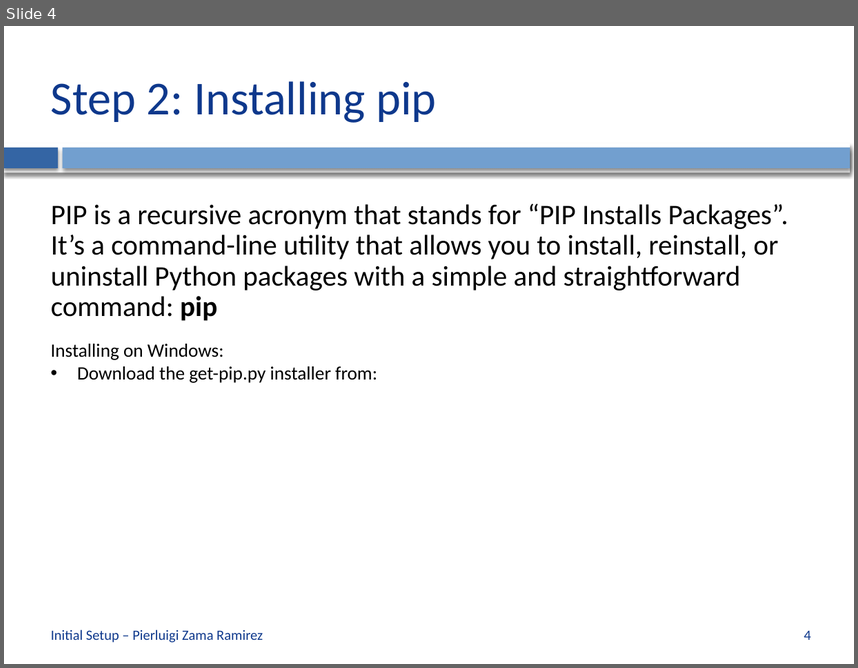
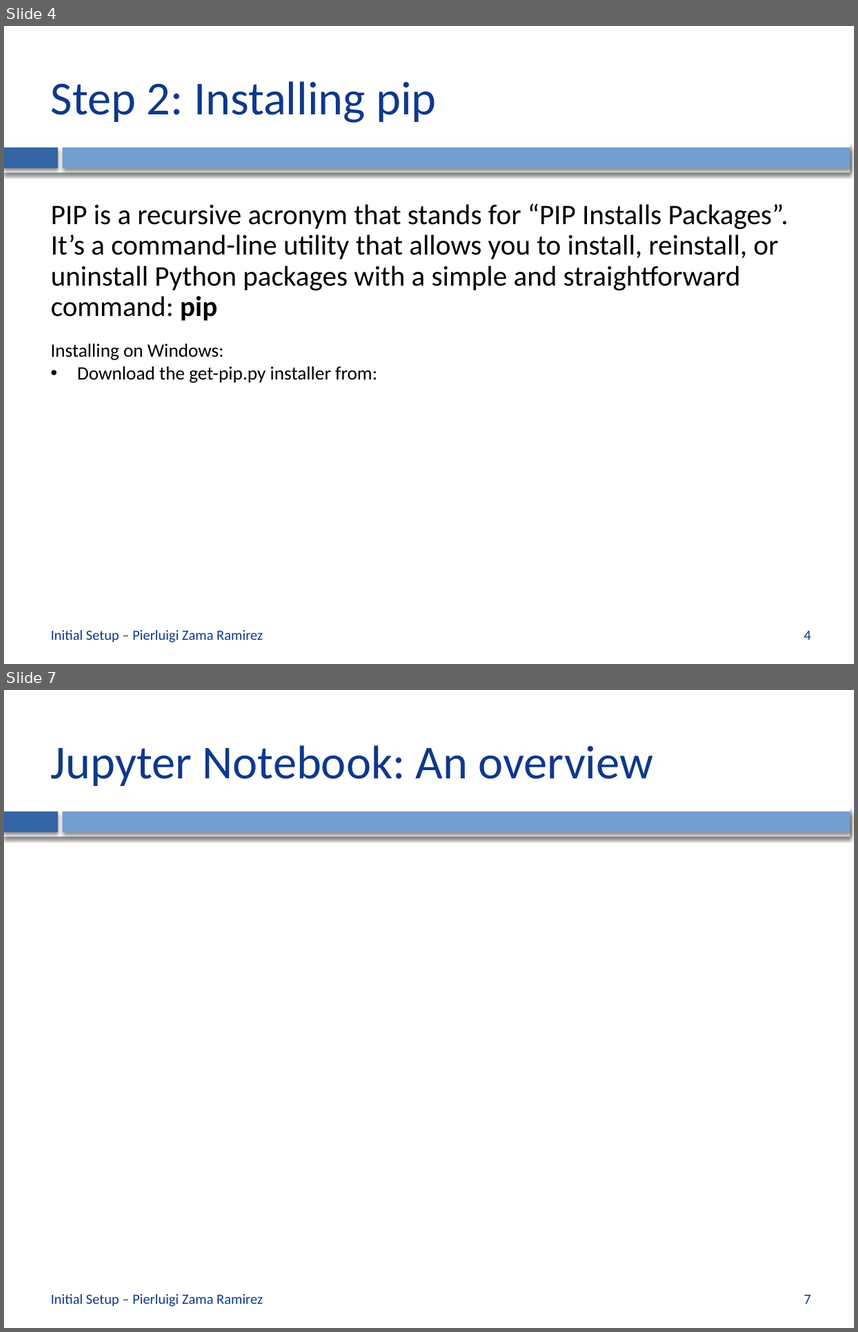
Before and after one commit to CVLAB-Unibo/ComputerVisionImageProcessing-LabSessions, a slide deck: LabSession0 - Initial Setup.pptx. Shown one above the other, each under a label of ours: slide 4 before the commit, slides 4 and 7 after it; the slides between them are not shown. The pictures are 858x668 and 858x1332 pixels, drawn with LibreOffice and Linux fonts; fonts in the diff are those of the drawing; background and template pictures are left out. Boxes give left, top, right and bottom in pixels: in the first picture for what was removed or moved away, otherwise in the second. Text is boxed around its words. In the diff, an @@ line names an element or a change of style, - is before the commit and + after.

```diff
--- a/LabSession0 - Initial Setup.pptx
+++ b/LabSession0 - Initial Setup.pptx
@@ slide 7 added at box(4, 690, 854, 1328), background #FFFFFF; not listed: 3 template elements that a slide beside it also shows @@
@@ title added at box(51, 745, 653, 786), 40 pt, text #0E388C @@
+Jupyter Notebook: An overview
@@ text added at box(51, 1293, 263, 1306), 12 pt, text #0E388C @@
+Initial Setup – Pierluigi Zama Ramirez
@@ page number added at box(804, 1294, 811, 1303), 12 pt, text #0E388C @@
+7
```
Also in this commit, not shown: 4 other slides added.
